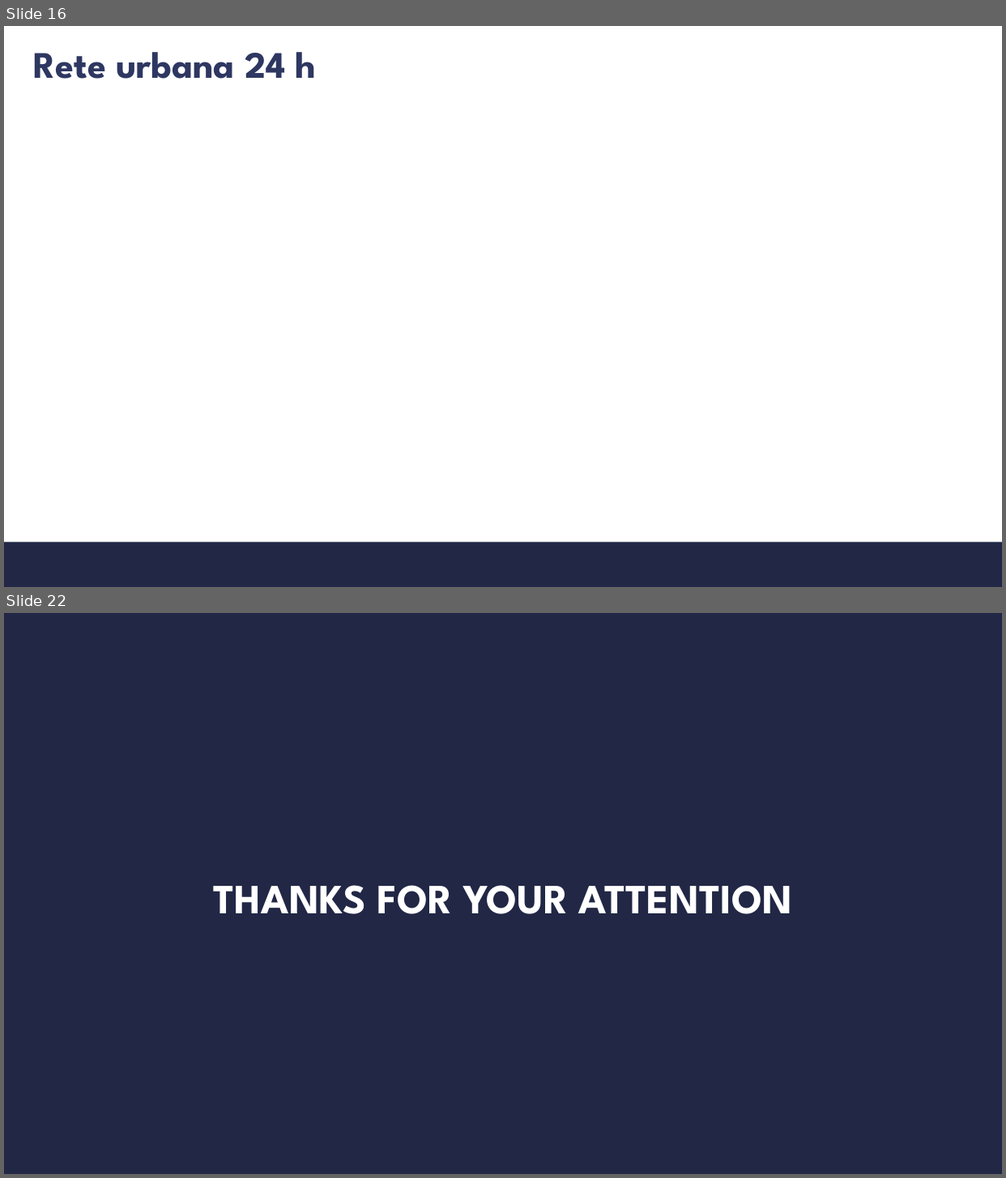
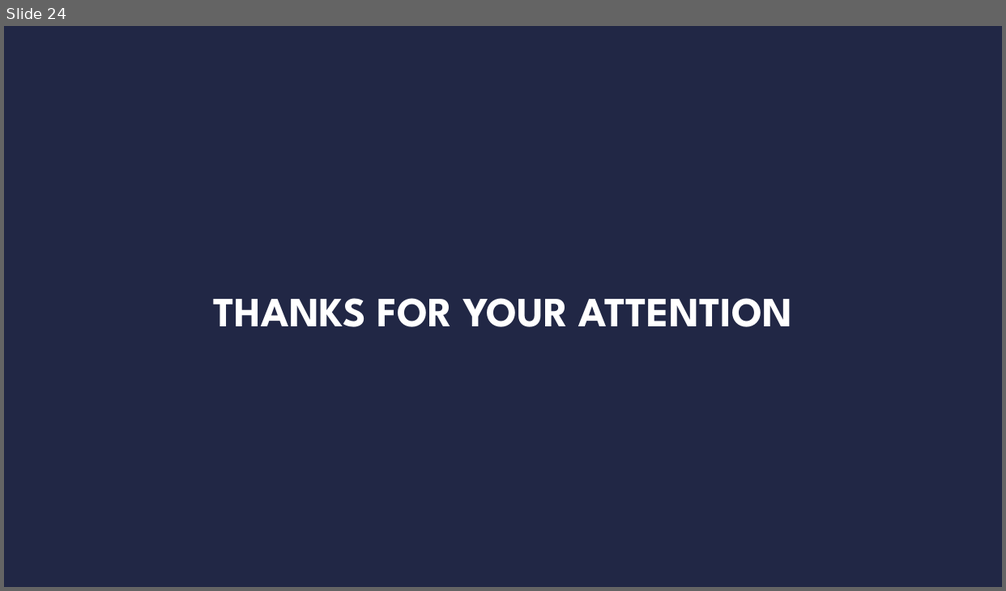
Before and after one commit to s347960/Presentazione, a slide deck: Presentazione_07_09 (1).pptx. Shown one above the other, each under a label of ours: slides 16 and 22 before the commit, slide 24 after it; the slides between them are not shown. The pictures are 1006x1178 and 1006x591 pixels, drawn with LibreOffice and Linux fonts; fonts in the diff are those of the drawing; background and template pictures are left out. Boxes give left, top, right and bottom in pixels: in the first picture for what was removed or moved away, otherwise in the second. Text is boxed around its words. In the diff, an @@ line names an element or a change of style, - is before the commit and + after.

```diff
--- a/Presentazione_07_09 (1).pptx
+++ b/Presentazione_07_09 (1).pptx
@@ slide 16 removed at <box>4,26,1002,587</box>, background #FFFFFF @@
@@ title removed at <box>33,52,317,79</box> @@
-Rete urbana 24 h
@@ rectangle removed at <box>4,543,1002,587</box> @@
@@ what was slide 22 is now slide 24 @@
```
Also in this commit, not shown: 17 slides changed, 4 slides added, 1 other slide removed.
